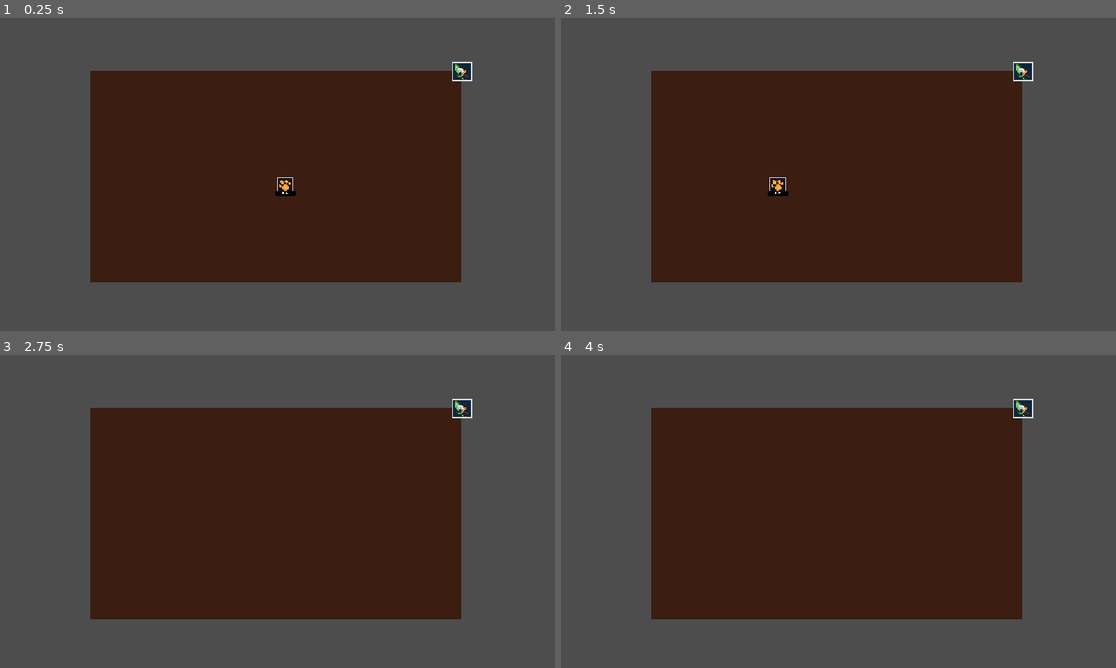
Above: before the commit, frames 1-4 (two rows, left to right).
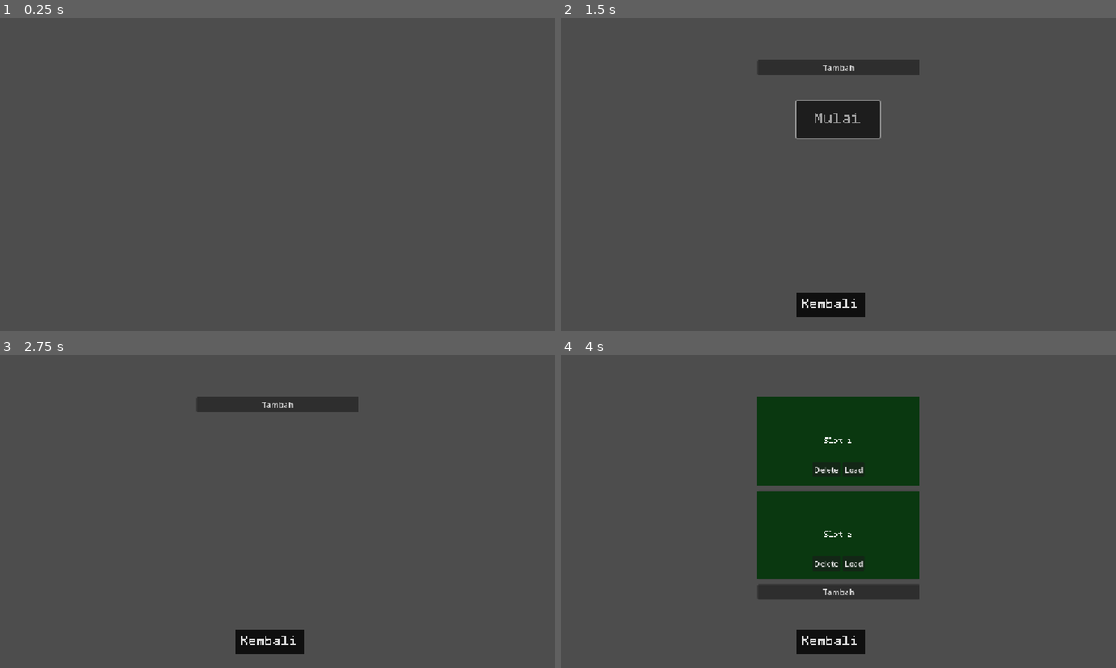
Above: after the commit, the same moments.

Repository: azizul987/Sawit-io
Game: Godot game, scene res://Scene/MainMenui.tscn
Same seed, same stepped clock (60 frames per second), same inputs: the game is played once before the commit and once after it. Before the commit the project starts from res://Ui/skill_tree_ui.tscn.
Inputs (mouse positions are in pixels of both pictures, inside the frame that each line leads up to):
- Up to frame 1 (0.25 s): no input
- Up to frame 2 (1.5 s): click (838, 199) at 0.5 s, where only the run after the commit has a clickable "Mulai"; tap Enter at 1.25 s; move the mouse to (960, 158) at 1.27 s; hold Right (ui_right) from 1.28 s (still down); hold M (add_coin) from 1.28 s (still down); click (960, 158) at 1.42 s
- Up to frame 3 (2.75 s): release Right (ui_right) at 2 s; release M (add_coin) at 2 s; click (49, 527) at 2 s, where only the run before the commit has a clickable "20"
- Up to frame 4 (4 s): click (838, 405) at 2.75 s, where only the run after the commit has a clickable "Tambah"; click (605, 520) at 3.52 s

The runs differ from the first frame. In frame 1, 45% of the frame differs, in the area x 16-86%, y 14-85%; in frame 2, 47%; in frame 3, 47%; in frame 4, 47%, in the area x 16-86%, y 13-96%.

Commit message:
add sawit

Diff:
--- a/Scene/main.tscn
+++ b/Scene/main.tscn
@@ -18,6 +18,7 @@
 [ext_resource type="Resource" uid="uid://cvatssn43ip5n" path="res://Logic/Data Templete/Data/ress/wilayah/Kecamatan/wilayah7.tres" id="11_2ix4a"]
 [ext_resource type="PackedScene" uid="uid://cxvneabfihjsg" path="res://Ui/skill_tree_ui.tscn" id="11_7y4ci"]
 [ext_resource type="PackedScene" uid="uid://bt3fmc0j87d68" path="res://Logic/object_For_skrip/button.tscn" id="12_mxd2g"]
+[ext_resource type="PackedScene" uid="uid://rt1bn0tgf0y3" path="res://sawit.tscn" id="18_p2wc2"]
 
 [node name="Main" type="Node2D" unique_id=457701414]
 metadata/_edit_horizontal_guides_ = [2677.7537]
@@ -334,6 +335,9 @@
 offset_bottom = 6113.9995
 theme_override_font_sizes/font_size = 1500
 
+[node name="sawit" parent="." unique_id=471696647 instance=ExtResource("18_p2wc2")]
+position = Vector2(7295, 8113)
+
 [node name="CanvasLayer" type="CanvasLayer" parent="." unique_id=538535160]
 
 [node name="UiMain" parent="CanvasLayer" unique_id=1805602719 instance=ExtResource("5_3amdw")]
--- a/project.godot
+++ b/project.godot
@@ -11,7 +11,7 @@
 [application]
 
 config/name="sawit io"
-run/main_scene="uid://cxvneabfihjsg"
+run/main_scene="uid://c8jqomxx4ldm0"
 config/features=PackedStringArray("4.6", "Forward Plus")
 config/icon="res://icon.svg"
 
--- /dev/null
+++ b/sawit.gd
@@ -0,0 +1,13 @@
+extends Area2D
+
+@onready var sprite2d = $AnimatedSprite2D
+
+func _input_event(viewport: Viewport, event: InputEvent, shape_idx: int) -> void:
+	if event is InputEventMouseButton and event.button_index == MOUSE_BUTTON_LEFT and event.pressed:
+		Point.add_point(Point.point_per_click)
+		goyang_pohon()
+
+func goyang_pohon():
+	var tween = create_tween()
+	tween.tween_property(sprite2d, "scale", Vector2(1.2, 0.8), 0.05)
+	tween.tween_property(sprite2d, "scale", Vector2(1.0, 1.0), 0.1)
--- /dev/null
+++ b/sawit.tscn
@@ -0,0 +1,56 @@
+[gd_scene format=3 uid="uid://rt1bn0tgf0y3"]
+
+[ext_resource type="Texture2D" uid="uid://gppi7vu38hr3" path="res://Asset/Sawit-2.png" id="1_kkdw4"]
+[ext_resource type="Script" uid="uid://c42xmdmd6orqj" path="res://sawit.gd" id="1_n3x0p"]
+
+[sub_resource type="AtlasTexture" id="AtlasTexture_n3x0p"]
+atlas = ExtResource("1_kkdw4")
+region = Rect2(0, 0, 32, 32)
+
+[sub_resource type="AtlasTexture" id="AtlasTexture_368x5"]
+atlas = ExtResource("1_kkdw4")
+region = Rect2(32, 0, 32, 32)
+
+[sub_resource type="AtlasTexture" id="AtlasTexture_j51l7"]
+atlas = ExtResource("1_kkdw4")
+region = Rect2(64, 0, 32, 32)
+
+[sub_resource type="AtlasTexture" id="AtlasTexture_0lu4n"]
+atlas = ExtResource("1_kkdw4")
+region = Rect2(96, 0, 32, 32)
+
+[sub_resource type="SpriteFrames" id="SpriteFrames_lnuuc"]
+animations = [{
+"frames": [{
+"duration": 1.0,
+"texture": SubResource("AtlasTexture_n3x0p")
+}, {
+"duration": 1.0,
+"texture": SubResource("AtlasTexture_368x5")
+}, {
+"duration": 1.0,
+"texture": SubResource("AtlasTexture_j51l7")
+}, {
+"duration": 1.0,
+"texture": SubResource("AtlasTexture_0lu4n")
+}],
+"loop": true,
+"name": &"default",
+"speed": 5.0
+}]
+
+[sub_resource type="CapsuleShape2D" id="CapsuleShape2D_sfyop"]
+radius = 13.0
+height = 26.0
+
+[node name="sawit" type="Area2D" unique_id=471696647]
+script = ExtResource("1_n3x0p")
+
+[node name="AnimatedSprite2D" type="AnimatedSprite2D" parent="." unique_id=1358429148]
+sprite_frames = SubResource("SpriteFrames_lnuuc")
+autoplay = "default"
+frame_progress = 0.75166714
+
+[node name="CollisionShape2D" type="CollisionShape2D" parent="." unique_id=53657342]
+position = Vector2(0, 2)
+shape = SubResource("CapsuleShape2D_sfyop")
Not shown, added: sawit.gd.uid
